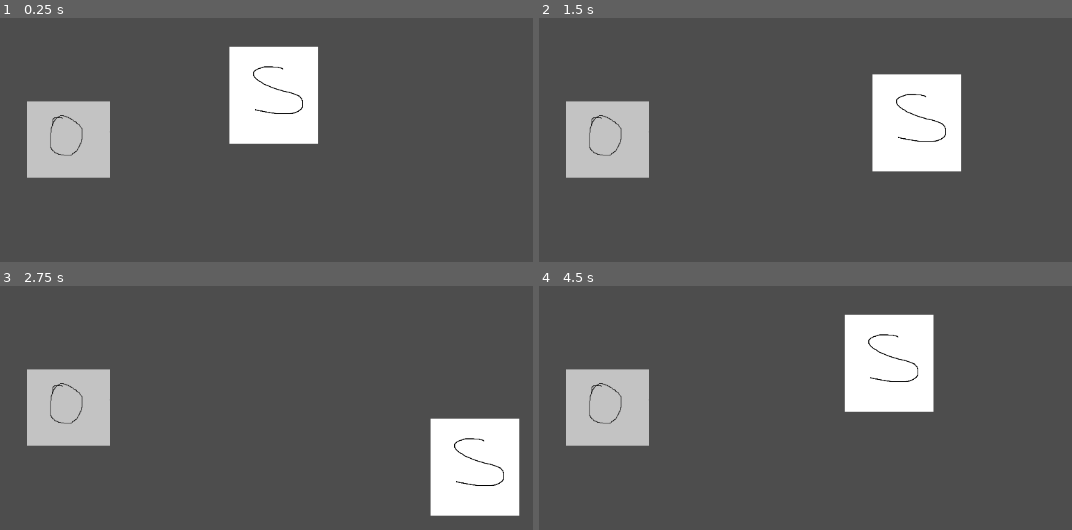
Above: before the commit, frames 1-4 (two rows, left to right).
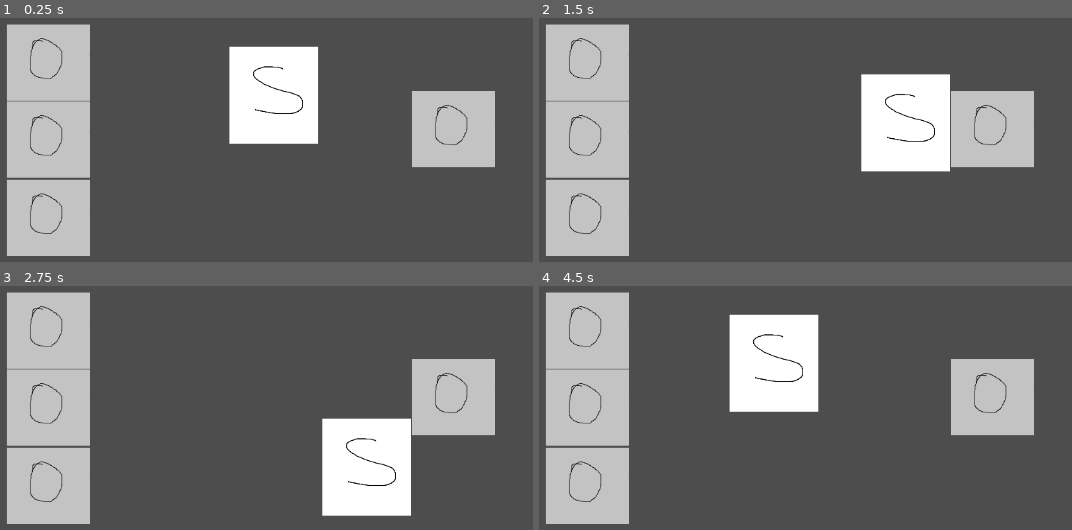
Above: after the commit, the same moments.

Repository: Deans-Paranoia/Deans-Paranoia
Game: Godot game, scene res://scenes/fourth_floor.tscn
Same seed, same stepped clock (60 frames per second), same inputs: the game is played once before the commit and once after it. This scene is started directly instead of the project's main scene. The engine's default icon, where the game draws it, is replaced by a stand-in: a white triangle on a blue panel in a dark square.
Inputs:
- Up to frame 1 (0.25 s): no input
- Up to frame 2 (1.5 s): tap Enter at 0.5 s; hold D (right) 0.53-1.28 s; hold Space (dig) 0.53-1.28 s; hold S (down) from 1.28 s (still down); tap Tab (open_tablet) at 1.35 s
- Up to frame 3 (2.75 s): release S (down) at 2.03 s; hold D (right) from 2.03 s (still down); tap E (use_alarm) at 2.1 s
- Up to frame 4 (4.5 s): release D (right) at 2.78 s; hold W (up) 2.78-3.53 s; tap Space (dig) at 2.85 s; hold A (left) from 3.53 s (still down); tap Tab (open_tablet) at 3.6 s; tap E (use_alarm) at 4.35 s

The runs differ from the first frame. In frame 1, 17% of the frame differs, in the area x 1-93%, y 2-98%; in frame 2, 19%; in frame 3, 30%; in frame 4, 31%.
Error in both runs: Invalid access to property or key 'useable' on a base object of type 'null instance'. (res://scripts/studentInput.gd:16)

Commit message:
delete unnecessary  signals and add obstacle nodes

Diff:
--- a/scenes/fourth_floor.tscn
+++ b/scenes/fourth_floor.tscn
@@ -5,10 +5,16 @@
 
 [node name="fourthFloor" type="Node2D"]
 
-[node name="obstacle" parent="." instance=ExtResource("1_v26fx")]
-position = Vector2(279, 389)
-
 [node name="Student" parent="." instance=ExtResource("2_2h8jt")]
 
-[connection signal="student_entered_obstacle_area" from="obstacle" to="Student" method="_on_student_entered_obstacle_area"]
-[connection signal="student_exited_obstacle_area" from="obstacle" to="Student" method="_on_student_exited_obstacle_area"]
+[node name="obstacle" parent="." instance=ExtResource("1_v26fx")]
+position = Vector2(250, 389)
+
+[node name="obstacle2" parent="." instance=ExtResource("1_v26fx")]
+position = Vector2(834, 374)
+
+[node name="obstacle3" parent="." instance=ExtResource("1_v26fx")]
+position = Vector2(250, 502)
+
+[node name="obstacle4" parent="." instance=ExtResource("1_v26fx")]
+position = Vector2(250, 278)
